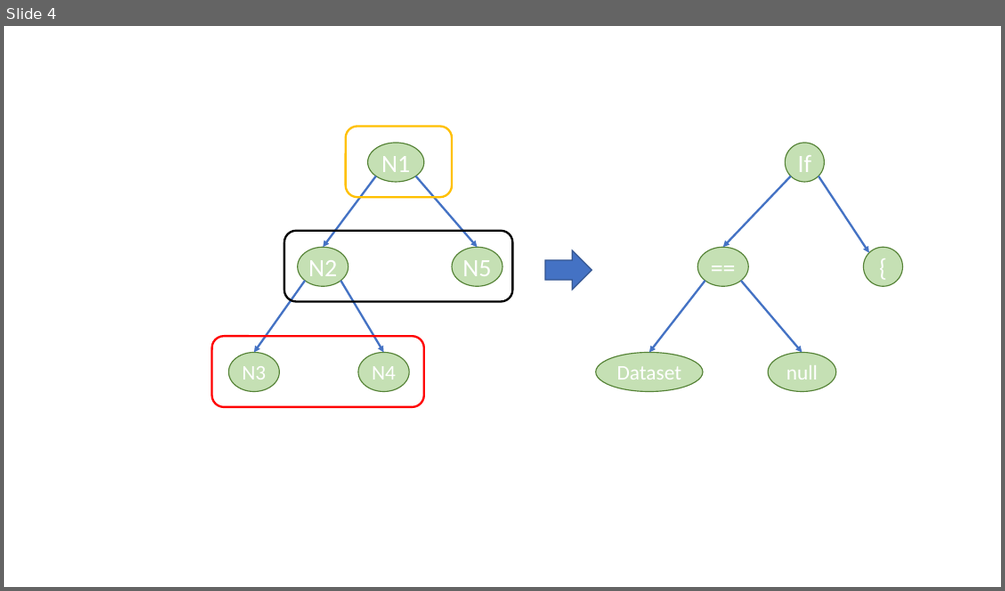
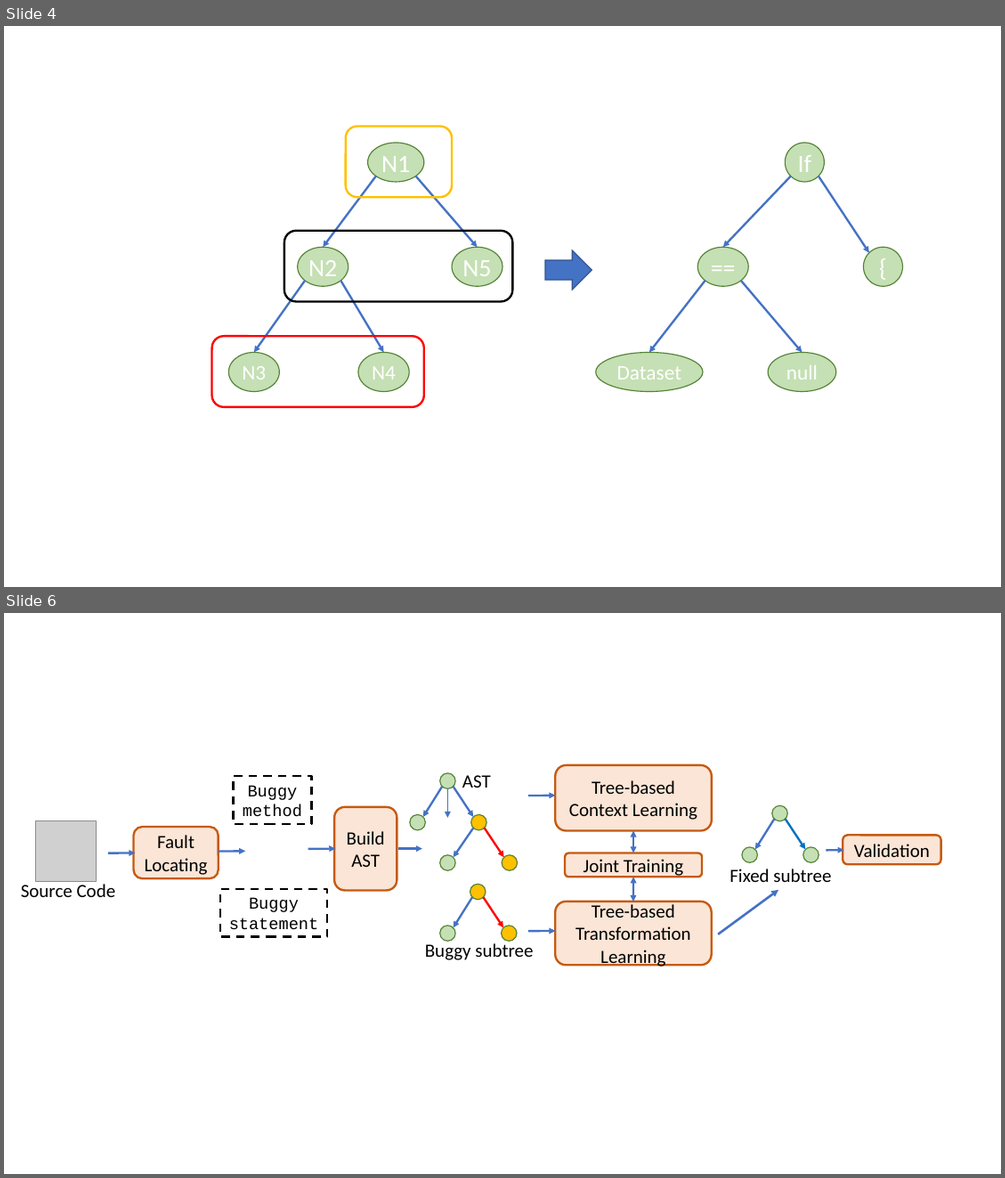
Before and after one commit to tien-n-nguyen/apr-study, a slide deck: Figures.pptx. Shown one above the other, each under a label of ours: slide 4 before the commit, slides 4 and 6 after it; the slides between them are not shown. The pictures are 1005x591 and 1005x1178 pixels, drawn with LibreOffice and Linux fonts; fonts in the diff are those of the drawing; grey boxes stand for pictures. Boxes give left, top, right and bottom in pixels: in the first picture for what was removed or moved away, otherwise in the second. Text is boxed around its words. In the diff, an @@ line names an element or a change of style, - is before the commit and + after.

```diff
--- a/Figures.pptx
+++ b/Figures.pptx
@@ slide 6 added at <box>4,613,1001,1174</box>, background #FFFFFF @@
@@ rounded rectangle added at <box>555,765,712,831</box>, fill #FBE5D6, outline #C55A11 2 pt, 18 pt, text #000000 @@
+Tree-based Context Learning
@@ rectangle added at <box>234,776,312,824</box>, outline #000000 2 pt dashed, 16 pt, text #000000 @@
+Buggy method
@@ group added at <box>410,773,487,831</box>: 3 ellipses, 3 arrows @@
@@ text added at <box>462,775,491,787</box>, 18 pt, text #000000 @@
+AST
@@ arrow added from (528, 795) to (555, 795), #4472C4 2 pt @@
@@ picture added at <box>35,821,96,882</box> @@
@@ rounded rectangle added at <box>334,807,397,890</box>, fill #FBE5D6, outline #C55A11 2 pt, 18 pt, text #000000 @@
+BuildAST
@@ group added at <box>742,805,819,863</box>: 3 ellipses, 2 arrows @@
@@ rounded rectangle added at <box>133,827,218,878</box>, fill #FBE5D6, outline #C55A11 2 pt, 18 pt, text #000000 @@
+Fault Locating
@@ arrow added from (218, 852) to (245, 851), #4472C4 2 pt @@
@@ arrow added from (308, 849) to (335, 849), #4472C4 2 pt @@
@@ arrow added from (398, 849) to (422, 849), #4472C4 2 pt @@
@@ arrow added from (474, 827) to (453, 858), #4472C4 2 pt @@
@@ arrow added from (484, 827) to (504, 858), #FF0000 2 pt @@
@@ double arrow added from (633, 831) to (633, 853), #4472C4 2 pt @@
@@ arrow added from (825, 850) to (844, 850), #4472C4 2 pt @@
@@ rounded rectangle added at <box>843,835,941,864</box>, fill #FBE5D6, outline #C55A11 2 pt, 18 pt, text #000000 @@
+Validation
@@ arrow added from (108, 853) to (136, 853), #4472C4 2 pt @@
@@ ellipse added at <box>440,855,455,871</box>, fill #C5E0B4, outline #548235 1 pt @@
@@ ellipse added at <box>502,855,518,871</box>, fill #FFC000, outline #548235 1 pt @@
@@ rounded rectangle added at <box>565,853,702,877</box>, fill #FBE5D6, outline #C55A11 2 pt, 18 pt, text #000000 @@
+Joint Training
@@ double arrow added from (633, 877) to (633, 901), #4472C4 2 pt @@
@@ text added at <box>729,868,831,882</box>, 18 pt, text #000000 @@
+Fixed subtree
@@ text added at <box>21,884,116,897</box>, 18 pt, text #000000 @@
+Source Code
@@ rectangle added at <box>220,889,328,937</box>, outline #000000 2 pt dashed, 16 pt, text #000000 @@
+Buggy statement
@@ group added at <box>440,884,517,941</box>: 3 ellipses, 2 arrows @@
@@ rounded rectangle added at <box>555,901,712,965</box>, fill #FBE5D6, outline #C55A11 2 pt, 18 pt, text #000000 @@
+Tree-based Transformation Learning
@@ arrow added from (718, 934) to (778, 890), #4472C4 2.25 pt @@
@@ arrow added from (528, 931) to (555, 931), #4472C4 2 pt @@
@@ text added at <box>425,943,533,960</box>, 18 pt, text #000000 @@
+Buggy subtree
```
Also in this commit, not shown: 2 other slides added, 3 other files.
